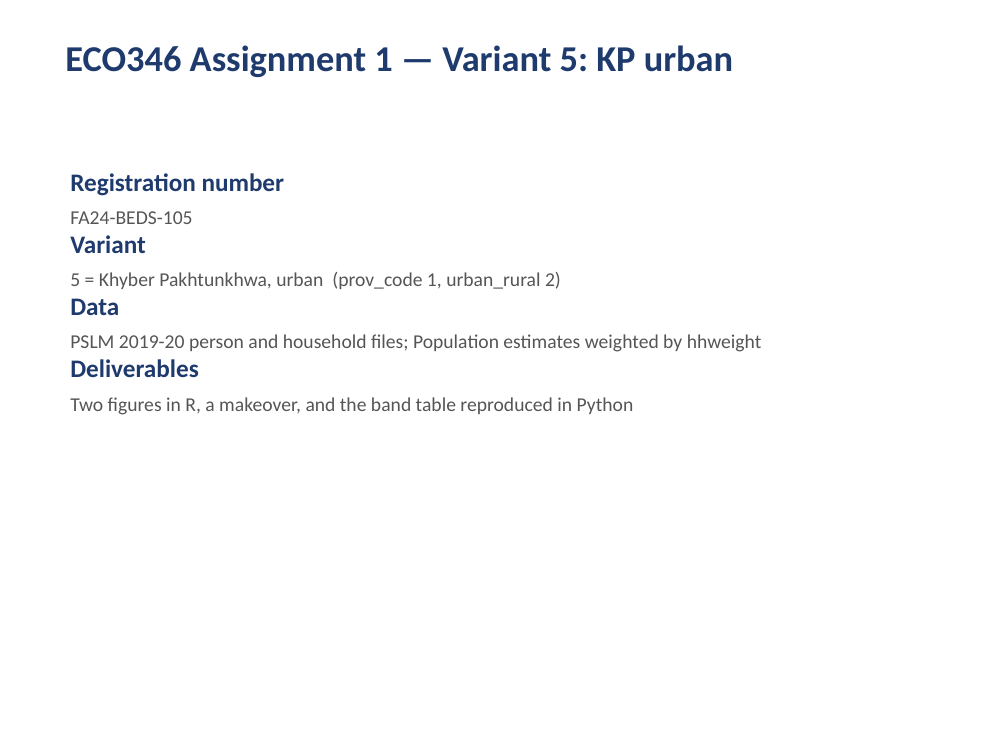
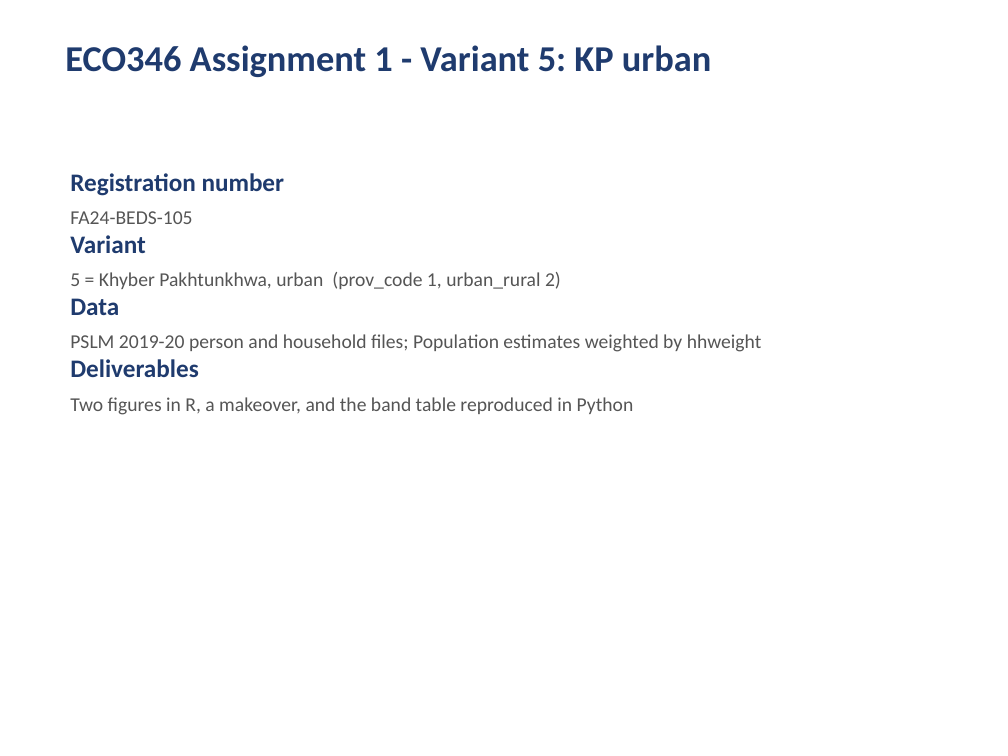
Before and after one commit to abuzark8022/ECO346-A1-FA24-BEDS-105, a slide deck: slide 1 of slides/FA24-BEDS-105.pptx. Drawn at 1008x756 pixels with LibreOffice and Linux fonts; fonts in the diff are those of the drawing. Boxes give left, top, right and bottom in pixels: in the first picture for what was removed or moved away, otherwise in the second. Text is boxed around its words. In the diff, an @@ line names an element or a change of style, - is before the commit and + after.

```diff
--- a/slides/FA24-BEDS-105.pptx
+++ b/slides/FA24-BEDS-105.pptx
@@ text at (x1=65, y1=45, x2=711, y2=77): text changed @@
-ECO346 Assignment 1 — Variant 5: KP urban
+ECO346 Assignment 1 - Variant 5: KP urban
```
Also in this commit, not shown: 1 other slide changed, 1 slide removed, 9 other files.
